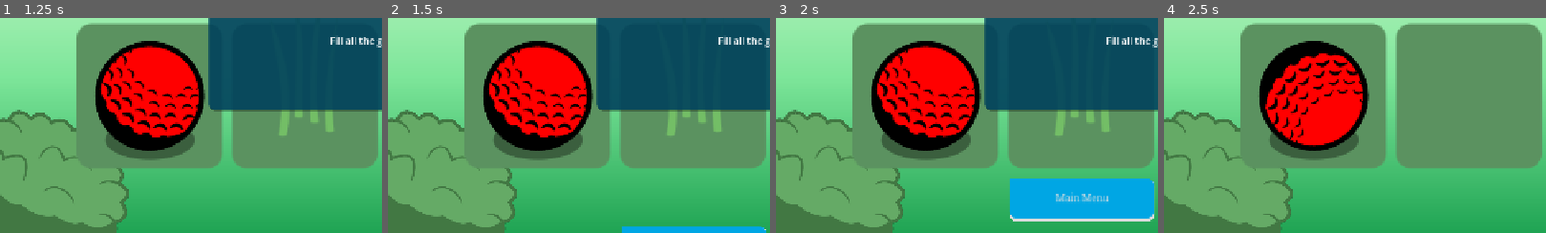
Above: before the commit, frames 1-4 (left to right).
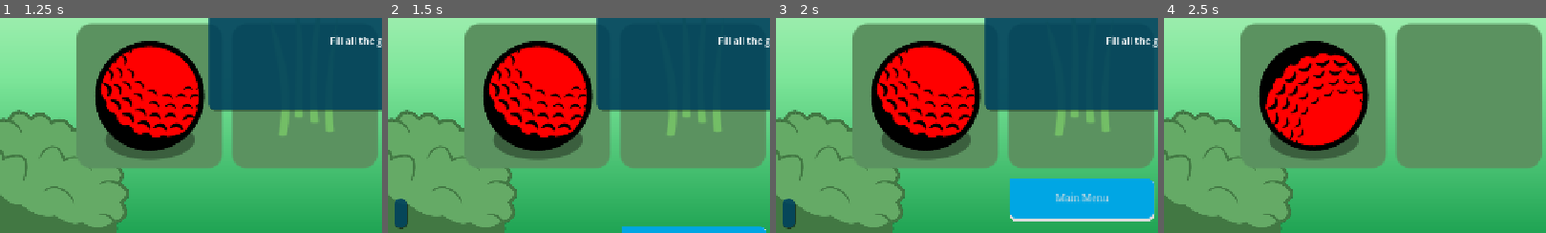
Above: after the commit, the same moments.

Repository: twincannon/GemSlide
Game: Godot game, scene res://scenes/splash_screen.tscn
Same seed, same stepped clock (60 frames per second), same inputs: the game is played once before the commit and once after it. Sound files missing from this copy of the repository are replaced by a short silence.
Inputs (mouse positions are % of the whole screen's width and height, from its top left):
- Up to frame 1 (1.25 s): click (41, 44) at 0.5 s
- Up to frame 2 (1.5 s): click (65, 95) at 1.25 s
- Up to frame 3 (2 s): no input
- Up to frame 4 (2.5 s): click "Retry" at 2 s
The pictures show only the part of the screen within x 0-50%, y 50-100%; the shares and areas given below are measured in that part.

Frame 1 is identical in both runs. In frame 2, 0.5% of the frame differs, in the area x 1-6%, y 84-99%; in frame 3, 0.5%; in frame 4, nothing differs.

Commit message:
Ingame best moves list

Diff:
--- a/scenes/game.tscn
+++ b/scenes/game.tscn
@@ -401,6 +401,32 @@
 offset_bottom = 50.0
 text = "Undo"
 
+[node name="BestMovesContainer" type="PanelContainer" parent="Canvas/HUD"]
+unique_name_in_owner = true
+visible = false
+layout_mode = 1
+anchors_preset = 2
+anchor_top = 1.0
+anchor_bottom = 1.0
+offset_left = 10.0
+offset_top = -52.0
+offset_right = 31.0
+offset_bottom = -10.0
+grow_vertical = 0
+
+[node name="MarginContainer" type="MarginContainer" parent="Canvas/HUD/BestMovesContainer"]
+layout_mode = 2
+size_flags_vertical = 0
+theme_override_constants/margin_left = 10
+theme_override_constants/margin_top = 10
+theme_override_constants/margin_right = 10
+theme_override_constants/margin_bottom = 10
+
+[node name="BestMovesLabel" type="Label" parent="Canvas/HUD/BestMovesContainer/MarginContainer"]
+unique_name_in_owner = true
+layout_mode = 2
+theme_override_font_sizes/font_size = 20
+
 [node name="BushRight" type="Sprite2D" parent="."]
 z_index = -99
 position = Vector2(442, 845)
--- a/scripts/game.gd
+++ b/scripts/game.gd
@@ -69,16 +69,27 @@
 		if dict.has("moves") and dict.moves.size() > 0:
 			if debugstr != "":
 				debugstr += ", "
-			debugstr += "Moves: "
+			debugstr += "Best moves: \n"
+			var count := 0
 			for m in dict.moves: #Hackyness: why are we ever retrieving data as vector2i? (Happens when reloading a level after setting a new record in score, for example)
+				count += 1
 				if (m is Vector2i and m == Vector2i(1,0)) or (m is String and m == "(1, 0)"):
-					debugstr += "→ "
+					debugstr += "→"
 				elif (m is Vector2i and m == Vector2i(-1,0)) or (m is String and m == "(-1, 0)"):
-					debugstr += "← "
+					debugstr += "←"
 				elif (m is Vector2i and m == Vector2i(0,1)) or (m is String and m == "(0, 1)"):
-					debugstr += "↓ "
+					debugstr += "↓"
 				elif (m is Vector2i and m == Vector2i(0,-1)) or (m is String and m == "(0, -1)"):
-					debugstr += "↑ "
+					debugstr += "↑"
+				if count % 3 == 0:
+					debugstr += ", "
+				else:
+					debugstr += " "
+				if count % 9 == 0:
+					debugstr += "\n"
+			if debugstr.ends_with(", "):
+				debugstr = debugstr.rstrip(", ")
+			%BestMovesLabel.text = debugstr
 		print(debugstr)
 		#print(SaveGame.level_dict[Globals.current_level_data.resource_path])
 	elif !Globals.custom_level_data.is_empty() and Globals.is_valid_custom_level(Globals.custom_level_data):
@@ -696,7 +707,7 @@
 		bottom_buttons_tween.tween_property(%BottomButtonsContainer, "position:y", -100, 0.5).as_relative()
 	else:
 		bottom_buttons_tween.tween_property(%BottomButtonsContainer, "position:y", 100, 0.5).as_relative()
-
+	%BestMovesContainer.visible = bottom_buttons_visible
 
 func _on_undo_button_pressed() -> void:
 	if check_goals_and_winnable()[0]:
